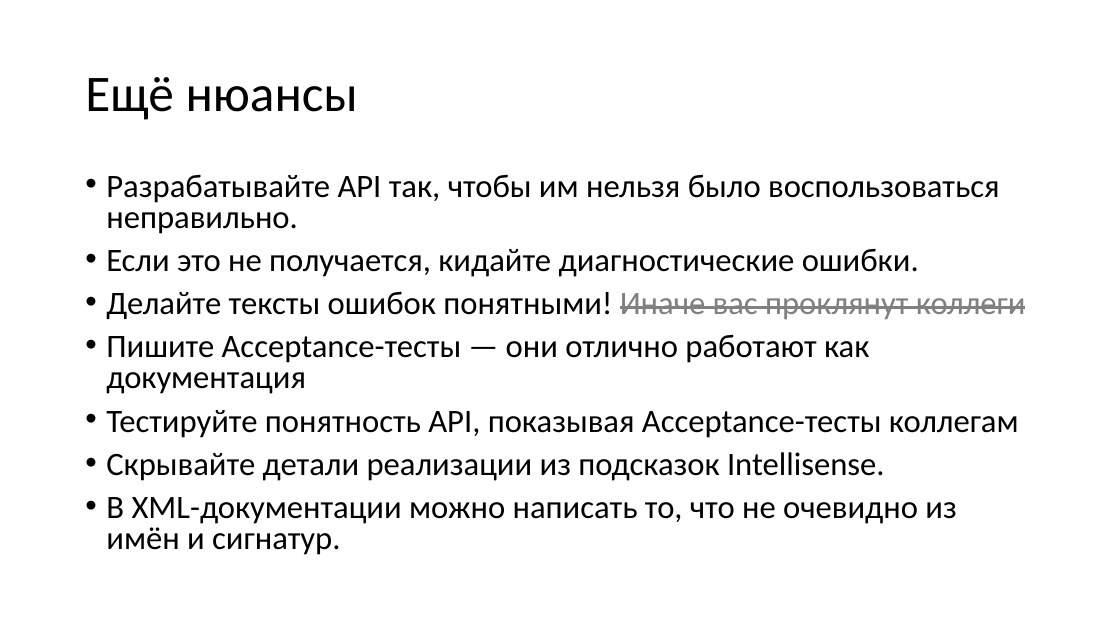
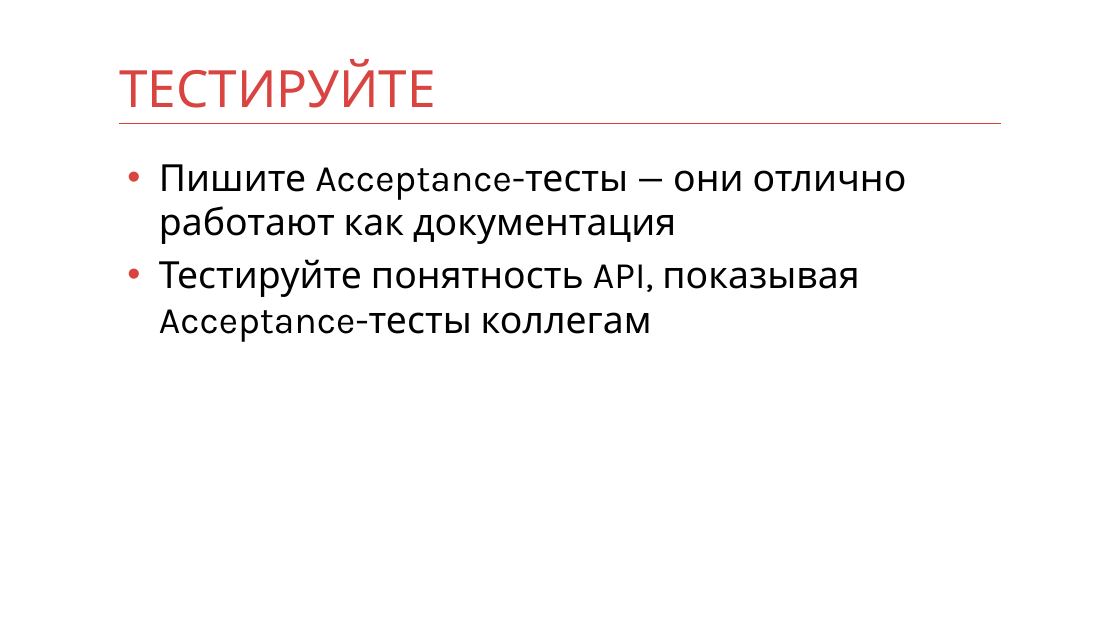
Before and after one commit to kontur-courses/fluent-api, a slide deck: slide 33 of fluent-api.pptx (slide 28 before the commit). Drawn at 1120x630 pixels with LibreOffice and Linux fonts; fonts in the diff are those of the drawing. Boxes give left, top, right and bottom in pixels: in the first picture for what was removed or moved away, otherwise in the second. Text is boxed around its words. In the diff, an @@ line names an element or a change of style, - is before the commit and + after.

Commit message:
Presentation

```diff
--- a/fluent-api.pptx
+++ b/fluent-api.pptx
@@ title at box(119, 59, 436, 108): text changed; font Calibri to Karla; text colour #000000 to #D94440 @@
-Ещё нюансы
+ТЕСТИРУЙТЕ
@@ title "ТЕСТИРУЙТЕ" at box(119, 59, 436, 108): vertical alignment middle to bottom @@
@@ line added from (119, 124) to (1002, 124), #D83F3B 1 pt @@
@@ text at box(106, 174, 1026, 319): paragraphs removed @@
-• Разрабатывайте API так, чтобы им нельзя было воспользоваться неправильно.
-• Если это не получается, кидайте диагностические ошибки.
-• Делайте тексты ошибок понятными! Иначе вас проклянут коллеги
@@ text "Пишите Acceptance-тесты — они отлично ...": place and size @@
-text "Пишите Acceptance-тесты — они отлично ..." at box(106, 174, 1026, 555)
+text "Пишите Acceptance-тесты — они отлично ..." at box(159, 164, 907, 342)
@@ text "Пишите Acceptance-тесты — они отлично ..." at box(159, 164, 907, 342): size 28 to 32 pt, font Calibri to Karla; indent changed; line spacing 0.8 to 1; less space between paragraphs @@
@@ text at box(106, 452, 956, 555): paragraphs removed @@
-• Скрывайте детали реализации из подсказок Intellisense.
-• В XML-документации можно написать то, что не очевидно из имён и сигнатур.
```
Also in this commit, not shown: 29 other slides changed, 6 slides added.
